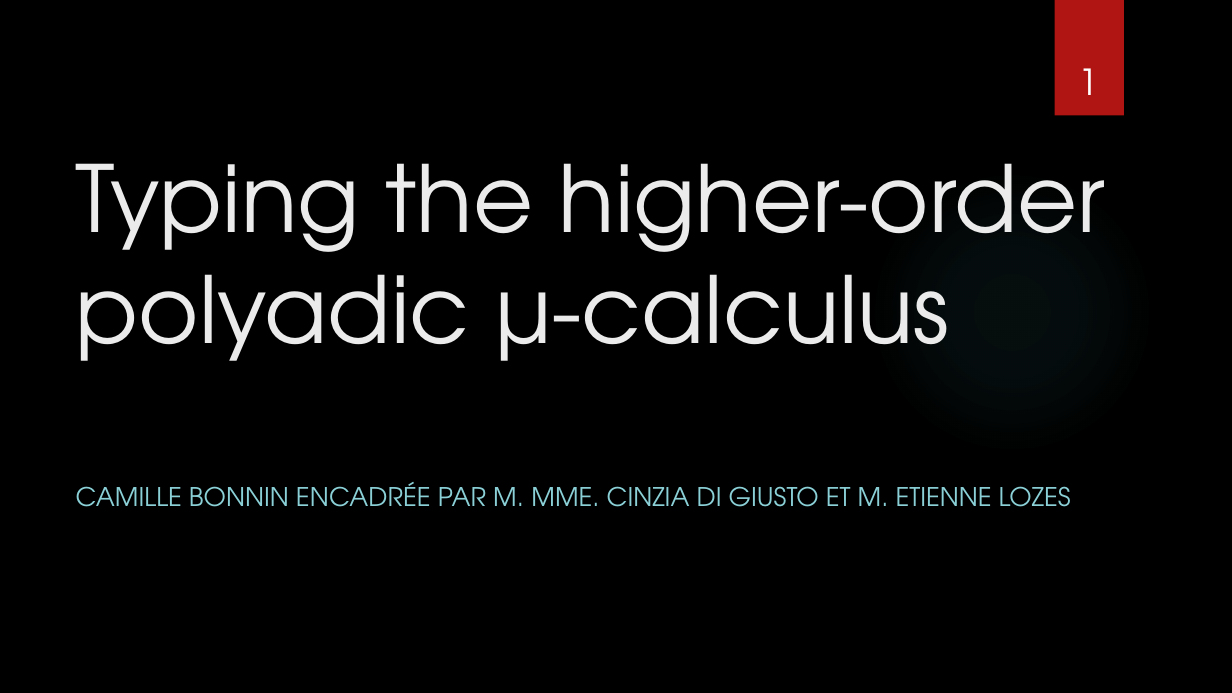
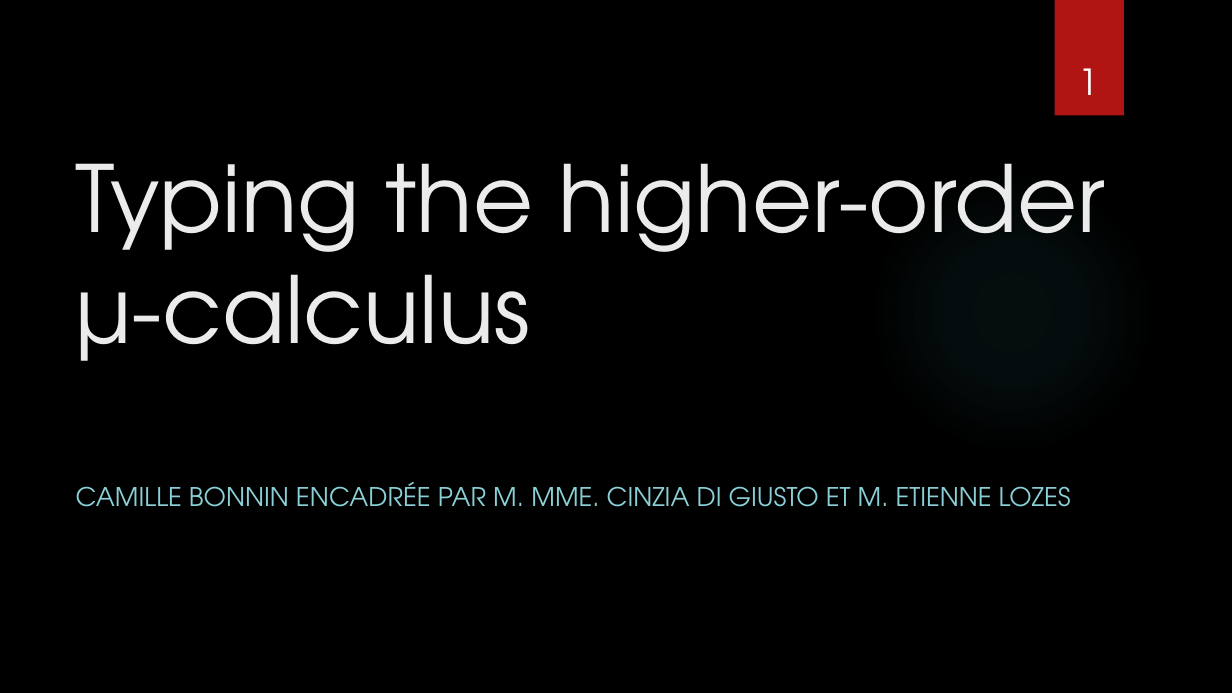
Before and after one commit to CamilleBonnin/TER-S3-Typing-the-higher-order-polyadic-mu-calculus, a slide deck: slide 1 of Presentation/TER_M2_presentation.pptx. Drawn at 1232x693 pixels with LibreOffice and Linux fonts; fonts in the diff are those of the drawing; background and template pictures are left out. Boxes give left, top, right and bottom in pixels: in the first picture for what was removed or moved away, otherwise in the second. Text is boxed around its words. In the diff, an @@ line names an element or a change of style, - is before the commit and + after.

```diff
--- a/Presentation/TER_M2_presentation.pptx
+++ b/Presentation/TER_M2_presentation.pptx
@@ title at bbox=[76, 163, 1106, 361]: text changed @@
-Typing the higher-order polyadic μ-calculus
+Typing the higher-order μ-calculus
```
Also in this commit, not shown: 9 other slides changed, 9 slides added, 12 slides removed, 4 other files.
